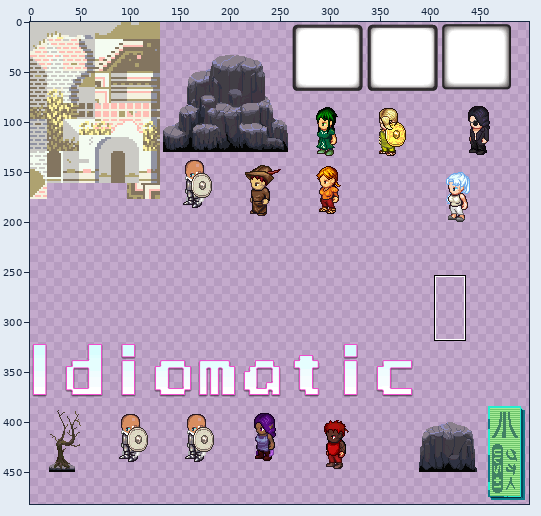
One commit to this sprite sheet: images/shared-0-sheet4.png. Above, an overview of the earlier version with the close-up marked.
Close-up. Before:
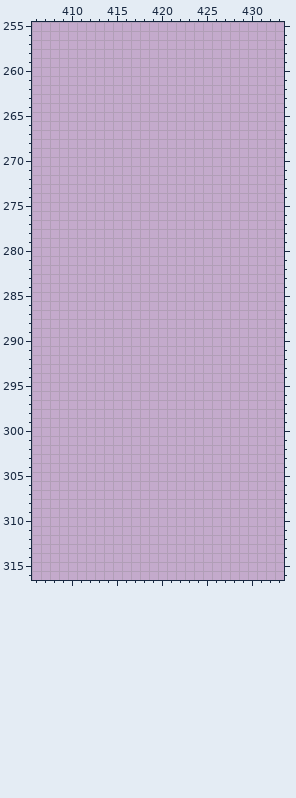
The file is 512x512 pixels. Pixels under 10% opacity are left out. Colours within 5 levels of each other are drawn and written as one. Shown: x 406..433, y 255..316. The old version is drawn lined up with the new one. The wide view leaves out empty margins.
Palette (. is transparent): 
The result:
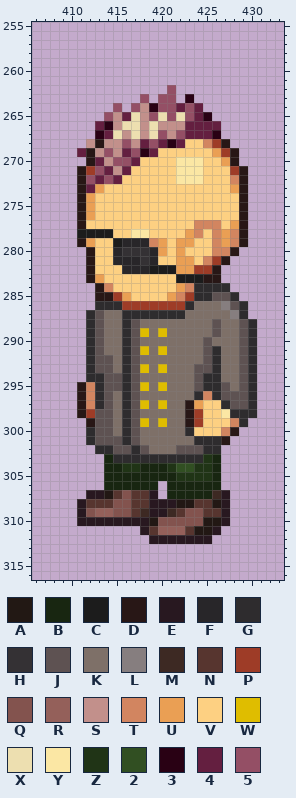
Colours new in this view: A #221814  B #182611  C #1c1c1c  D #281716  E #281820  F #282629  G #2e2c2e  H #343134  J #5e5252  K #7e7068  L #867e7f  M #3d2923  N #57352f  P #9e3c27  Q #83534e  R #94605a  S #c2908b  T #d28560  U #ea9f54  V #fdd082  W #dfbd00  X #eddfb0  Y #fbe7a4  Z #203416  2 #314f22  3 #290114  4 #641f40  5 #944f65
Changes in this commit:
drawings rearranged on the sheet (the old picture shows each at its new place; 5 dropped ones are not shown)
Changed rows in their new state; - is an unchanged pixel.
first column x 411:
262 ----------5---------
263 -------5-55-3-------
264 ----5-5S355454------
265 ---5S4XS5X5X543-----
266 --43SXXSXSSS4444----
267 --34XSXSX5S54443----
268 -SDSS5S45434VVTPD---
269 4DS5S4534VVVVVVUPD--
270 -D4S554VVVVYYYVVUD--
271 DP54S4VVVVVYYYVVVPD-
272 D5454VVVVVVYYYVVVTD-
273 D4UVVVVVVVVVVVVVVUD-
274 DUVVVVVVVVVVVVVVVVD-
275 DUVVVVVVVVVVVVVVVVD-
276 DUVVVVVVVVVVVVVVVVD-
277 DVVVVVVVVVVVVTTTVUD-
278 CCCCVVYYVVVVUTVTUTD-
279 DUVVCFFFTUVUUVVTUTD-
280 -DVVFHHHFUVUVVVTTD--
281 -DVVFFFHFVVUUVTPD---
282 -DVVVFFFCCCUUPPD----
283 -DUVVVVVVVVCCCDD----
284 --DTVVVVVVVUTGGGG---
285 --DDPUVVVVUTPGGJJG--
286 --GGGPPPPPPPGKKKLJG-
287 -GJKKGGGGGGGKKKKKLG-
288 -GJKKGJKKKKKKKKJKKJG
289 -GJKKGJWKWKKKKKJKKJG
290 -GJKKGJKKKKKKKJKKKJG
291 -GJKKGJWKWKKKKJGKKJG
292 -GJJKGJKKKKKKKJGKKJG
293 -GJJKGJWKWKKKJJGKKJG
294 -GGJJGJKKKKKKJGGKKJG
295 DTGJJGJWKWKKKJGGJKJG
296 DTGJKGJKKKKKKGTGJJJG
297 DTGJKGJWKWKKDUVVGJJG
298 DPJJKGJKKKKKDPVVYGGG
299 -DJJKGJWKWKKDPVVVTG-
300 -GJJKGJKKKKKGVVVTD--
301 -GJJJGJKKKKKKGGGD---
302 --GGJJGJKKKJJJGG----
303 ---BGGGGGGGGGGZB----
304 ---BBZZBBBZ22ZZB----
305 ---BBBBBBBBZZZZB----
306 ---BBBBBB-BBBBBB----
307 -EEANQNNE-BBBBBME---
308 ENNNQQNNEEEAANNAE---
309 EQRRQQNMEEMNQQNNE---
310 EEEEEEEEAQQQQQAAE---
311 -------ENRRRNAAE----
312 --------EEEEEEE-----
Changed places in both close-ups, as pixel boxes (x1, y1, x2, y2):
added: (77, 85, 257, 544)
